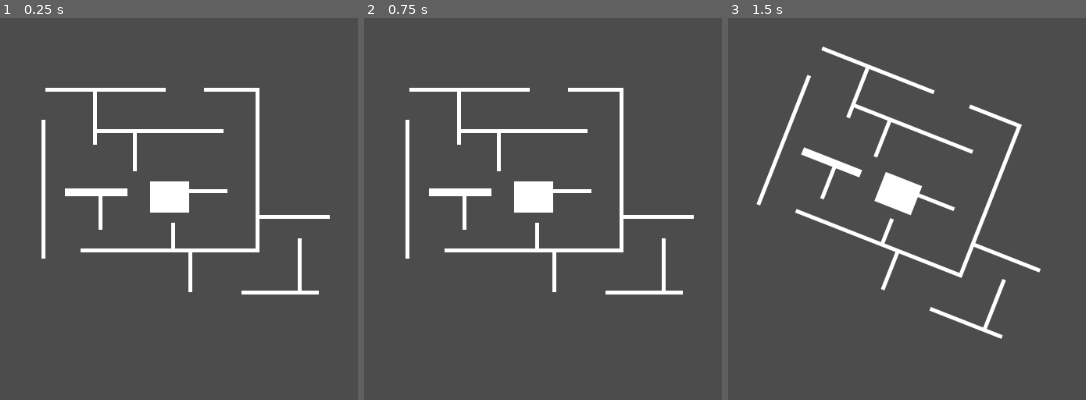
Above: before the commit, frames 1-3 (left to right).
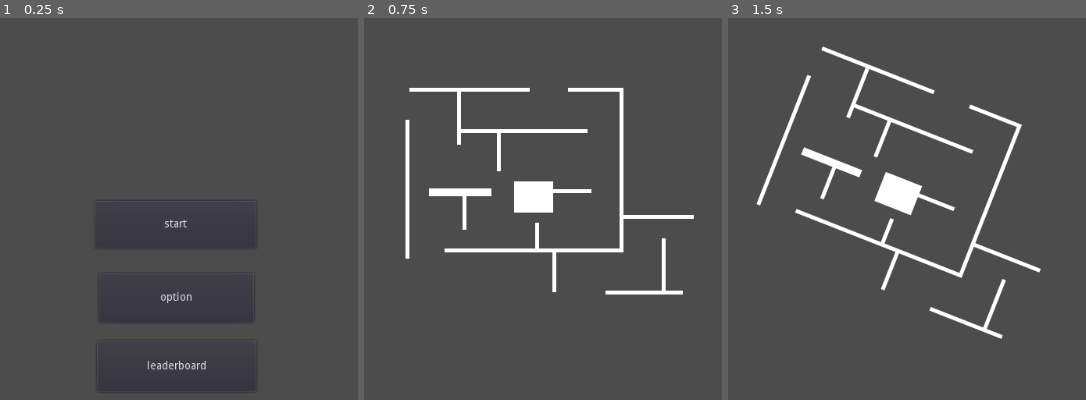
Above: after the commit, the same moments.

Repository: dante-ventura/scorespace-jam-game
Game: Godot game, scene res://HomeBase.tscn
Same seed, same stepped clock (60 frames per second), same inputs: the game is played once before the commit and once after it. Before the commit the project starts from res://GameScene.tscn.
Inputs (mouse positions are in pixels of both pictures, inside the frame that each line leads up to):
- Up to frame 1 (0.25 s): no input
- Up to frame 2 (0.75 s): click (539, 296) at 0.5 s, where only the run after the commit has a clickable "option"
- Up to frame 3 (1.5 s): tap Enter at 1.25 s; hold Right (gameplay_rotate_right) from 1.28 s (still down)

The runs differ from the first frame. In frame 1, 5.7% of the frame differs, in the area x 11-93%, y 18-93%; in frame 2, nothing differs; in frame 3, nothing differs.

Commit message:
adding button functionality

Diff:
--- /dev/null
+++ b/HomeBase.gd
@@ -0,0 +1,29 @@
+extends Node2D
+
+
+# Declare member variables here. Examples:
+# var a = 2
+# var b = "text"
+
+
+# Called when the node enters the scene tree for the first time.
+func _ready():
+	pass # Replace with function body.
+
+
+# Called every frame. 'delta' is the elapsed time since the previous frame.
+#func _process(delta):
+#	pass
+
+
+func _on_Button_toggled(button_pressed):
+#warning-ignore:return_value_discarded
+	get_tree().change_scene("res://MazePrototype.tscn")
+
+func _on_Button2_pressed():
+#warning-ignore:return_value_discarded
+	get_tree().change_scene("res://MazePrototype.tscn")
+
+func _on_Button3_pressed():
+#warning-ignore:return_value_discarded
+	get_tree().change_scene("res://MazePrototype.tscn")
--- /dev/null
+++ b/HomeBase.tscn
@@ -0,0 +1,33 @@
+[gd_scene load_steps=2 format=2]
+
+[ext_resource path="res://HomeBase.gd" type="Script" id=1]
+
+[node name="HomeScreenScene" type="Node2D"]
+position = Vector2( 0, 1 )
+script = ExtResource( 1 )
+
+[node name="Button" type="Button" parent="."]
+margin_left = 405.0
+margin_top = 304.0
+margin_right = 611.0
+margin_bottom = 365.0
+toggle_mode = true
+text = "start"
+
+[node name="Button2" type="Button" parent="."]
+margin_left = 409.0
+margin_top = 397.0
+margin_right = 608.0
+margin_bottom = 460.0
+text = "option"
+
+[node name="Button3" type="Button" parent="."]
+margin_left = 407.0
+margin_top = 483.0
+margin_right = 611.0
+margin_bottom = 549.0
+text = "leaderboard"
+
+[connection signal="toggled" from="Button" to="." method="_on_Button_toggled"]
+[connection signal="pressed" from="Button2" to="." method="_on_Button2_pressed"]
+[connection signal="pressed" from="Button3" to="." method="_on_Button3_pressed"]
--- a/HomeScreenScene.tscn
+++ /dev/null
@@ -1,5 +0,0 @@
-[gd_scene format=2]
-
-[node name="HomeScreenScene" type="Node2D"]
-
-[node name="HomeScreen" type="Node2D" parent="."]
--- a/project.godot
+++ b/project.godot
@@ -11,7 +11,7 @@
 [application]
 
 config/name="scorespace-jam-game"
-run/main_scene="res://GameScene.tscn"
+run/main_scene="res://HomeBase.tscn"
 config/icon="res://icon.png"
 
 [gui]
Binary file added: assets/start.png
Not shown, added: assets/start.png.import
